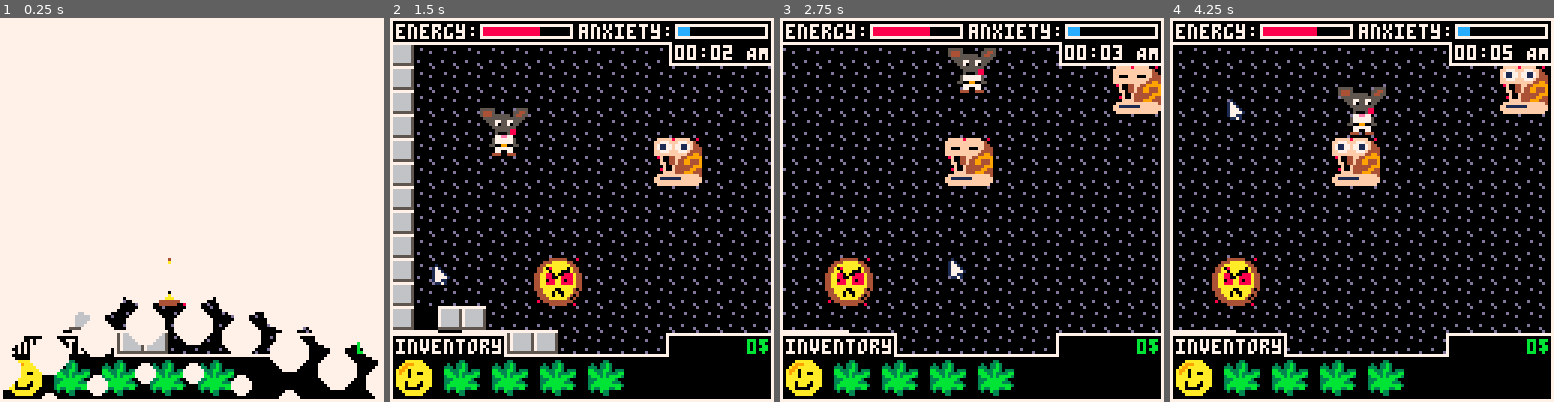
Above: before the commit, frames 1-4 (left to right).
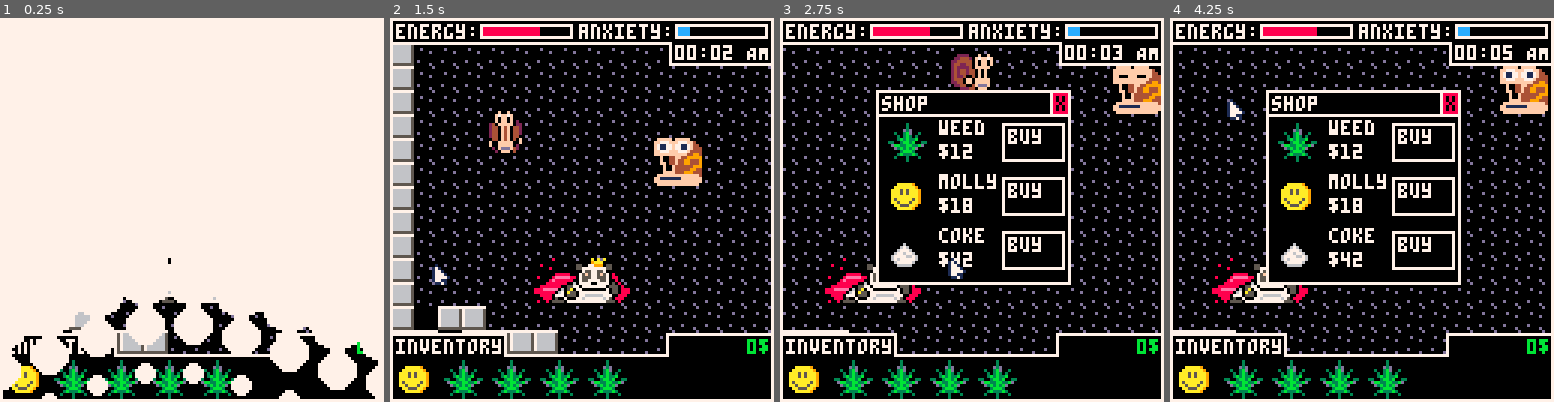
Above: after the commit, the same moments.

Repository: ekaktusz/ld53delivery
Game: PICO-8 cartridge delivery.p8
Two runs of this game, one before a commit and one after it. Both use one fixed random seed, a clock stepped at 60 frames per second and the inputs below.
Inputs (mouse positions are in pixels of both pictures, inside the frame that each line leads up to):
- Up to frame 1 (0.25 s): no input
- Up to frame 2 (1.5 s): tap X (X key) at 0.33, 1.07 s; click (670, 121) at 0.67 s; click (436, 267) at 1.22 s
- Up to frame 3 (2.75 s): hold Right 1.6-2.1 s; click (887, 114) at 1.77 s; tap X (X key) at 1.85 s; hold Up 2.15-2.42 s; click (952, 259) at 2.32 s; hold Right from 2.47 s (still down)
- Up to frame 4 (4.25 s): click (1404, 106) at 2.87 s; tap X (X key) at 2.97, 4.08 s; release Right at 3.03 s; hold Left 3.08-3.58 s; click (1465, 256) at 3.42 s; hold Down 3.63-3.97 s; click (1231, 102) at 3.97 s; hold Right from 4.02 s (still down)

The runs differ from the first frame. In frame 1, 2.2% of the frame differs, in the area x 2-61%, y 62-100%; in frame 2, 5.5%; in frame 3, 14%, in the area x 1-99%, y 7-100%; in frame 4, 14%.

Commit message:
player animations

Diff:
--- a/delivery.p8
+++ b/delivery.p8
@@ -68,7 +164,7 @@
 0414141414141414141414141414141414141414141414141414141414000000000000000000000000000000000000000000000000000000000000000000000000000000000000000000000000000000000000000000000000000000000000000000000000000000000000000000000000000000000000000000000000000000
 0414141414141414141414141414141414141414141414141414141414000000000000000000000000000000000000000000000000000000000000000000000000000000000000000000000000000000000000000000000000000000000000000000000000000000000000000000000000000000000000000000000000000000
 0414141414141414141414141414141414141414141414141414141414000000000000000000000000000000000000000000000000000000000000000000000000000000000000000000000000000000000000000000000000000000000000000000000000000000000000000000000000000000000000000000000000000000
-0414141414142414141414141414141414141414141414141414141414000000000000000000000000000000000000000000000000000000000000000000000000000000000000000000000000000000000000000000000000000000000000000000000000000000000000000000000000000000000000000000000000000000
+0414141414148614141414141414141414141414141414141414141414000000000000000000000000000000000000000000000000000000000000000000000000000000000000000000000000000000000000000000000000000000000000000000000000000000000000000000000000000000000000000000000000000000
 0414141414141414141414141414141414141414141414141414141414000000000000000000000000000000000000000000000000000000000000000000000000000000000000000000000000000000000000000000000000000000000000000000000000000000000000000000000000000000000000000000000000000000
 0400040414141414141414141414141414141414141414141414141414000000000000000000000000000000000000000000000000000000000000000000000000000000000000000000000000000000000000000000000000000000000000000000000000000000000000000000000000000000000000000000000000000000
 0404000404040414141414141414141414141414141414141414141414000000000000000000000000000000000000000000000000000000000000000000000000000000000000000000000000000000000000000000000000000000000000000000000000000000000000000000000000000000000000000000000000000000
--- a/include/animation.lua
+++ b/include/animation.lua
@@ -24,7 +24,16 @@
     end
 end
 
-function animation_draw(animation, x, y)
+function animation_draw(animation, x, y, fx, fy)
     --sspr(animation.frames[animation.current_frame].x, animation.frames[animation.current_frame].y, animation.w, animation.h, x, y)
-    sspr(animation.frames[animation.current_frame].x,animation.frames[animation.current_frame].y,animation.frames[animation.current_frame].w,animation.frames[animation.current_frame].h,x,y)
+    sspr(animation.frames[animation.current_frame].x,
+         animation.frames[animation.current_frame].y,
+         animation.frames[animation.current_frame].w,
+         animation.frames[animation.current_frame].h,
+         x,
+         y,
+         animation.frames[animation.current_frame].w,
+         animation.frames[animation.current_frame].h,
+         fx,
+         fy)
 end
--- a/include/dealer.lua
+++ b/include/dealer.lua
@@ -1,9 +1,7 @@
 dealer = {}
 
 function dealer_init()
-    dealer = get_objects_for_sprite_num(36,16,16,"dealer")[1]
-    local frames = { {x=32, y=16, w=16, h=16}, {x=48, y=16, w=16, h=16} }
-    dealer.animation = animation_new(frames, 20)
+    dealer = get_objects_for_sprite_num(134,32,16,"dealer")[1]
 
     --shop
     shop = {
@@ -109,7 +107,8 @@
 end
 
 function dealer_draw()
-    animation_draw(dealer.animation, dealer.x, dealer.y)
+    --animation_draw(dealer.animation, dealer.x, dealer.y)
+    sspr(48,64,dealer.w,dealer.h,dealer.x,dealer.y)
 
     if dealer.in_shop then
         dealer_draw_shop()
--- a/include/game_state.lua
+++ b/include/game_state.lua
@@ -16,8 +16,8 @@
     energy_bar = bar_new(30, 2, 30, 4,7,8)
     anxiety_bar = bar_new(95, 2, 30, 4,7,12)
 
-    --palt(1, true) -- beige color as transparency is true
-    --palt(0, false) -- black color as transparency is false
+    palt(12, true) -- beige color as transparency is true
+    palt(0, false) -- black color as transparency is false
 
     in_game_time = {
         hours = 0,
--- a/include/player.lua
+++ b/include/player.lua
@@ -8,35 +8,56 @@
     player.dx = 0
     player.dy = 0
 
+    player.last_dir = "down"
+
     player.acc = 0.75
 
     player.energy = 0.7
     player.anxiety = 0.19
 
-    local frames = { {x=16, y=0, w=16, h=16}, {x=16, y=16, w=16, h=16} }
-    player.idle_anim = animation_new(frames, 20)
+    local side_frames = { {x=16, y=0, w=16, h=16}, {x=16, y=16, w=16, h=16} }
+    player.side_anim = animation_new(side_frames, 20)
+
+    local up_frames = { {x=80, y=96, w=16, h=16}, {x=80, y=112, w=16, h=16} }
+    player.up_anim = animation_new(up_frames, 20)
+
+    local down_frames = { {x=64, y=96, w=16, h=16}, {x=64, y=112, w=16, h=16} }
+    player.down_anim = animation_new(down_frames, 20)
 end
 
 function player_draw()
     --sspr(player.sprx,player.spry,player.w,player.h,player.x,player.y)
-    animation_draw(player.idle_anim, player.x, player.y)
+    if player.last_dir == "up" then
+        animation_draw(player.up_anim, player.x, player.y, false, false)
+    elseif player.last_dir == "down" then
+        animation_draw(player.down_anim, player.x, player.y, false, false)
+    else
+        animation_draw(player.side_anim, player.x, player.y, player.last_dir == "right", false)
+    end
+
 end
 
 function player_udpate()
-    animation_update(player.idle_anim)
+    animation_update(player.side_anim)
+    animation_update(player.up_anim)
+    animation_update(player.down_anim)
 
     -- ⬆️, ⬇️, ⬅️, ➡️, 🅾️, and ❎
     if btn(⬅️) then
         player.dx -= player.acc + player.acc * player.energy
+        player.last_dir = "left"
     end
     if btn(➡️) then
         player.dx += player.acc + player.acc * player.energy
+        player.last_dir = "right"
     end
     if btn(⬆️) then
         player.dy -= player.acc + player.acc * player.energy
+        player.last_dir = "up"
     end
     if btn(⬇️) then
         player.dy += player.acc + player.acc * player.energy
+        player.last_dir = "down"
     end
 
     if player.dx != 0 and player.dy != 0 then
Not shown, changed: 128 lines of the sprite sheet (__gfx__) section of delivery.p8
